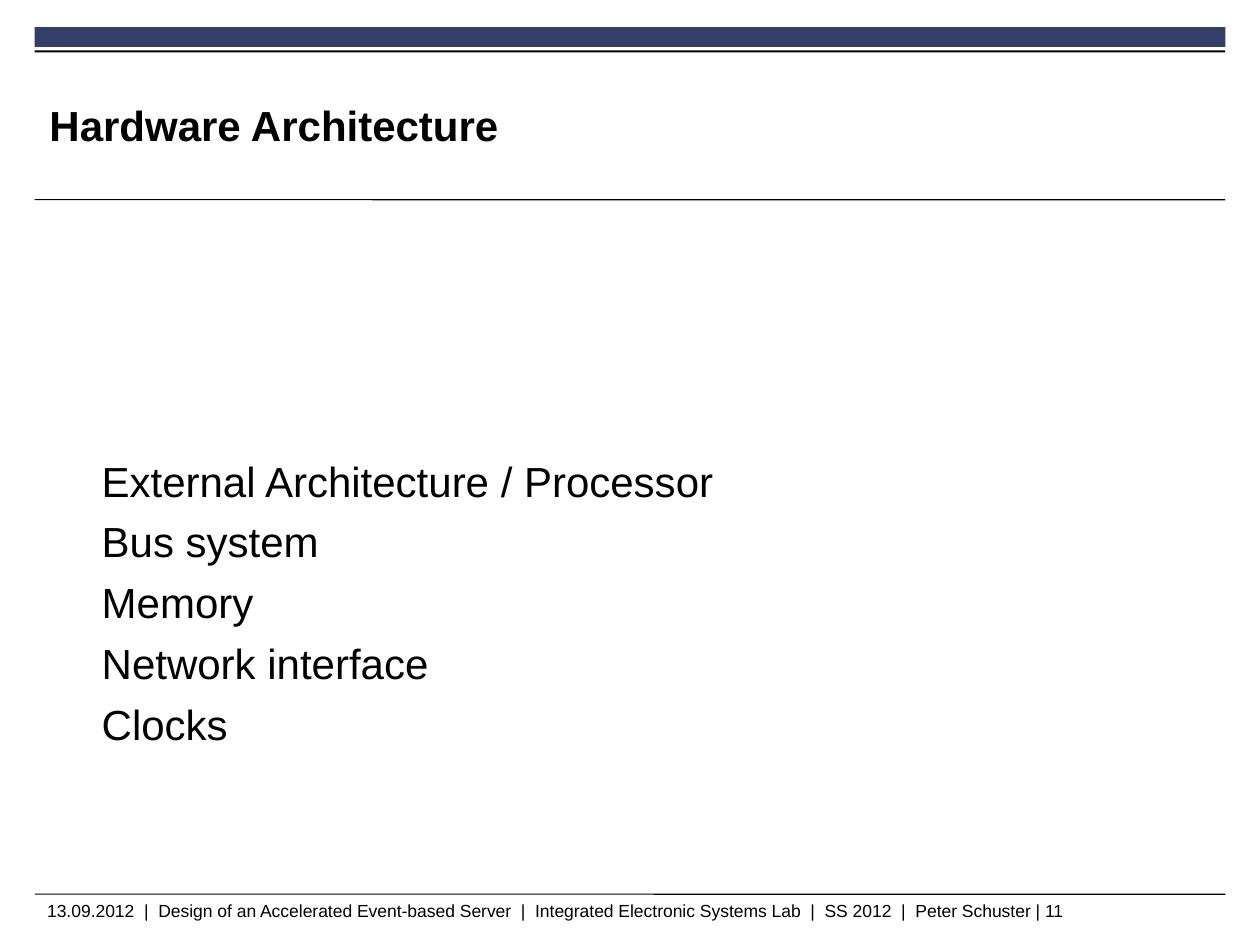
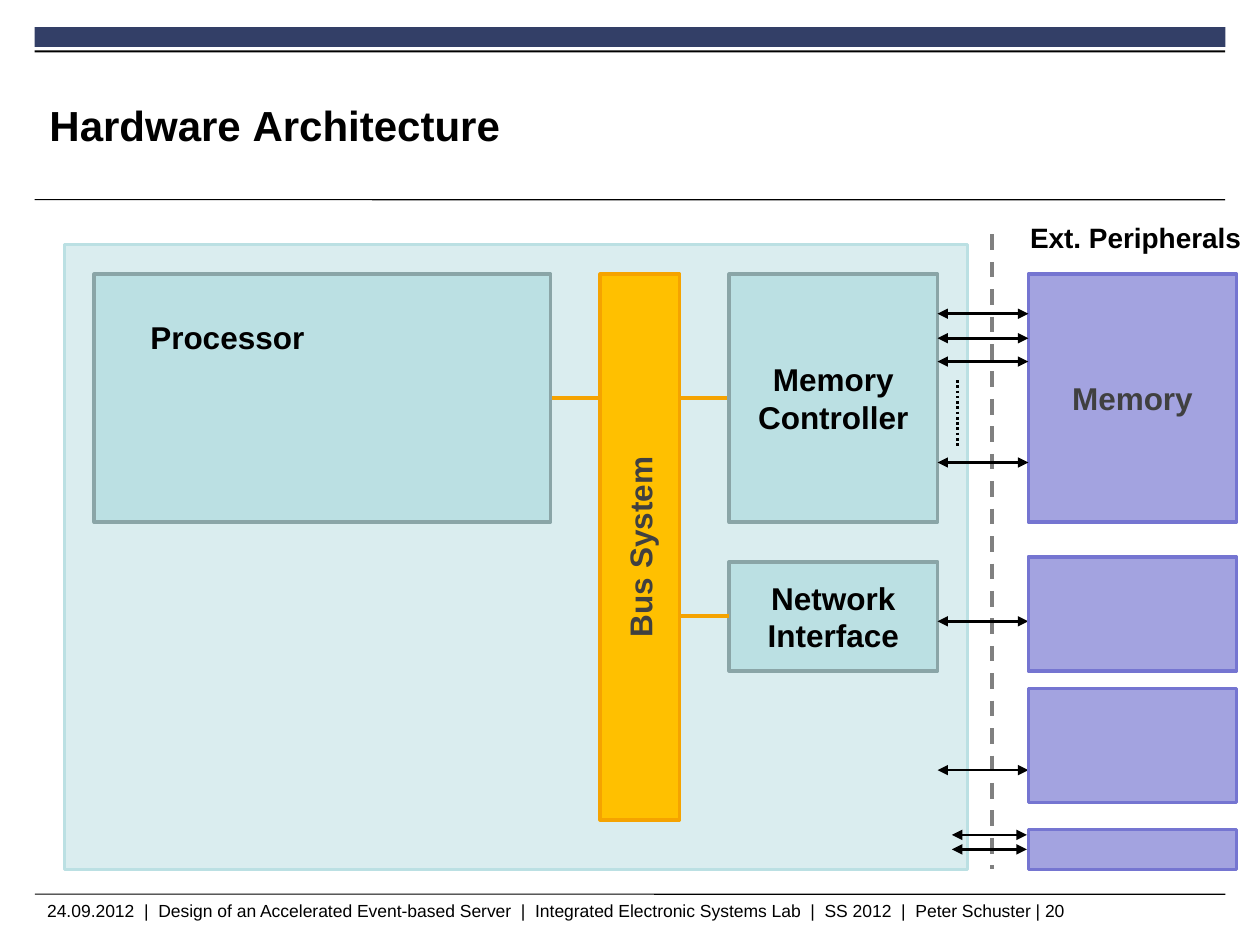
Before and after one commit to peschuster/ies-http-project, a slide deck: slide 20 of IesHttpProject.pptx (slide 11 before the commit). Drawn at 1260x945 pixels with LibreOffice and Linux fonts; fonts in the diff are those of the drawing; background and template pictures are left out. Boxes give left, top, right and bottom in pixels: in the first picture for what was removed or moved away, otherwise in the second. Text is boxed around its words. In the diff, an @@ line names an element or a change of style, - is before the commit and + after.

Commit message:
ppt

```diff
--- a/IesHttpProject.pptx
+++ b/IesHttpProject.pptx
@@ line added from (992, 234) to (992, 869), #808080 2.25 pt dashed @@
@@ text added at [1030,227,1241,253], 16 pt, text #000000, bold @@
+Ext. Peripherals
@@ rectangle added at [64,244,968,869], fill #DAEDEF, outline #BBE0E3 2 pt @@
@@ rectangle added at [94,275,551,523], fill #BBE0E3, outline #8AA6A8 2 pt, 18 pt, text #000000, bold @@
+Processor
@@ rectangle added at [600,275,679,820], fill #FFC000, outline #F5A300 2 pt, 18 pt, text #404040, bold @@
+Bus System
@@ rectangle added at [730,275,937,523], fill #BBE0E3, outline #8AA6A8 2 pt, 18 pt, text #000000, bold @@
+Memory Controller
@@ rectangle added at [1028,275,1236,523], fill #A3A3E0, outline #7575D1 2 pt, 18 pt, text #404040, bold @@
+Memory
@@ double arrow added from (937, 314) to (1028, 314), #000000 1.5 pt @@
@@ double arrow added from (937, 338) to (1028, 338), #000000 1.5 pt @@
@@ double arrow added from (937, 362) to (1028, 362), #000000 1.5 pt @@
@@ line added from (958, 381) to (958, 447), #000000 1.5 pt dashed @@
@@ line added from (551, 398) to (730, 398), #F5A300 2.25 pt @@
@@ text removed at [102,466,713,741] @@
-External Architecture / Processor
-Bus system
-Memory
-Network interface
-Clocks
@@ double arrow added from (937, 462) to (1028, 462), #000000 1.5 pt @@
@@ rectangle added at [730,562,937,672], fill #BBE0E3, outline #8AA6A8 2 pt, 18 pt, text #000000, bold @@
+Network Interface
@@ rectangle added at [1028,557,1236,670], fill #A3A3E0, outline #7575D1 2 pt @@
@@ line added from (630, 616) to (730, 616), #F5A300 2.25 pt @@
@@ double arrow added from (937, 621) to (1028, 621), #000000 1.5 pt @@
@@ rectangle added at [1028,689,1236,803], fill #A3A3E0, outline #7575D1 2 pt @@
@@ double arrow added from (937, 770) to (1028, 770), #000000 1.5 pt @@
@@ double arrow added from (951, 835) to (1027, 835), #000000 1.5 pt @@
@@ rectangle added at [1028,829,1236,869], fill #A3A3E0, outline #7575D1 2 pt @@
@@ double arrow added from (951, 849) to (1027, 849), #000000 1.5 pt @@
@@ text at [47,904,1064,921]: text changed @@
-13.09.2012 | Design of an Accelerated Event-based Server | Integrated Electronic Systems Lab | SS 2012 | Peter Schuster | 11
+24.09.2012 | Design of an Accelerated Event-based Server | Integrated Electronic Systems Lab | SS 2012 | Peter Schuster | 20
```
Also in this commit, not shown: 10 other slides changed, 24 slides added, 4 slides removed.
